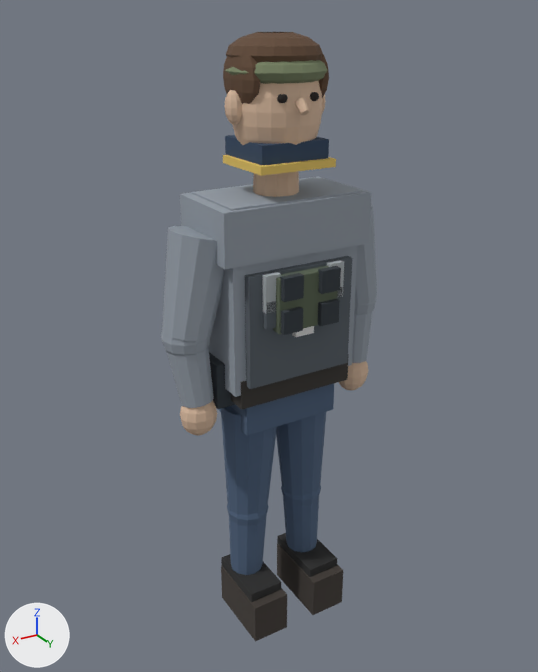
The OBJ model godot/assets/models/military_character.obj, before and after one commit.
Before and after are seen from a 50 mm camera at (1.25, 2.04, 2.17) aimed at (0.02, -0.01, 1.14). Lighting does not change. The marker at lower left points along +X, +Y and +Z. The older version comes first. Where no turn or scale is listed for an object, it has been applied to the vertices. Vertices at exactly the same position are counted once.

Names of what the first picture shows: 'military_character'.
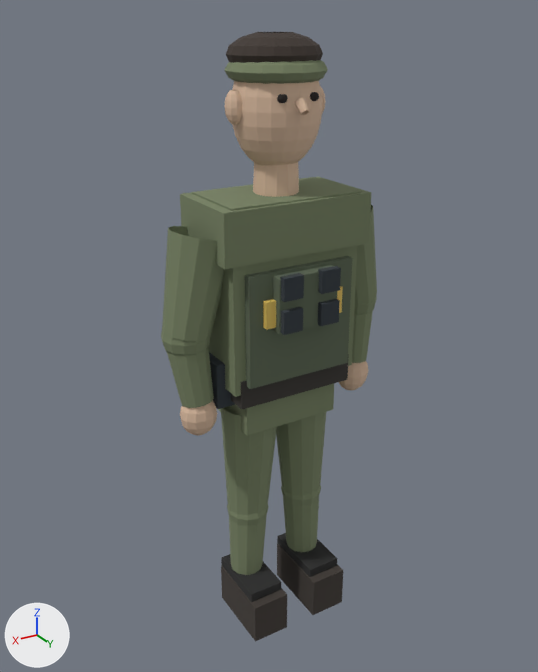
Commit message: Refine standalone military character mesh

Pixel boxes (x1, y1, x2, y2) of what changed, in the pictures (538 x 672 px):
part 1 of me_military_character, deleted: before (223, 135, 344, 337)
part 2 of me_military_character, cut back (mostly hidden afterwards): before (168, 54, 373, 241); after (234, 60, 324, 65)
part 3 of me_military_character, deleted: before (223, 406, 241, 416)
part 4 of me_military_character, recoloured (dark blue to greyish green): (218, 384, 334, 575) in both
part 5 of me_military_character, recoloured (grey to greyish green): (161, 177, 377, 408) in both
part 6 of me_military_character, recoloured: (263, 287, 343, 330) in both
part 7 of me_military_character, recoloured (dark grey to greyish green): (245, 256, 352, 389) in both
part 8 of me_military_character, recoloured: (226, 32, 323, 63) in both

Edits to the bpy script that builds the scene:
```text
Add mat_hair_dark:
    mat_hair_dark = principled_material('hair_dark')
    mat_hair_dark.base_color = (0.045, 0.032, 0.025)  # brown #3c322c
    mat_hair_dark.roughness = 0.866
Change me_military_character:
    used by ob_military_character; location = (0.0, 0.0, 0.0)
    remove me_military_character.from_pydata(...)  # 1808 vertices, 1454 faces; spans x -0.42..0.42, y -0.15..0.22, z 0.01..2.13
    remove me_military_character.materials.append(mat_metal)  # grey #adb5b8
    add me_military_character.from_pydata(...)  # 1616 vertices, 1278 faces; spans x -0.42..0.42, y -0.15..0.22, z 0.01..2.13
    me_military_character part 1: 6 loose pieces with 48 vertices, spanning x -0.28..0.15, y -0.11..0.18, z 1.22..1.82, are deleted
    me_military_character part 2
    144 vertices are removed from x -0.16..0.16, y -0.1..0.09, z 1.91..2.09
    134 faces are deleted
    8 new faces join them, mat_uniform_olive (greyish green #798465)
    me_military_character part 3
    8 faces are deleted
    me_military_character part 4: 198 faces spanning x -0.21..0.21, y -0.11..0.11, z 0.16..1.11 switch from mat_denim (dark blue #4d617c) to mat_uniform_olive (greyish green #798465)
    me_military_character part 5: 204 faces spanning x -0.42..0.42, y -0.15..0.15, z 0.98..1.65 switch from mat_shirt (grey #959ea8) to mat_uniform_olive (greyish green #798465)
    me_military_character part 6: 6 faces spanning x -0.14..0.14, y 0.16..0.18, z 1.26..1.36 switch from mat_fabric_dark (dark grey #596169) to mat_badge_gold (yellow #e5c461)
    me_military_character part 7: 6 faces spanning x -0.19..0.19, y 0.13..0.16, z 1.06..1.44 switch from mat_fabric_dark (dark grey #596169) to mat_tactical_gear (greyish green #5d6955)
    me_military_character part 8: 108 faces spanning x -0.15..0.15, y -0.15..0.13, z 2.0..2.13 switch from mat_hair_brown (brown #614835) to mat_hair_dark (brown #3c322c)
    other edits to the shape of me_military_character do not show in these pictures
    remove me_military_character.materials.append(mat_police_cap)  # dark blue #354861
    remove me_military_character.materials.append(mat_radio_black)  # white #e7e7e7
```
